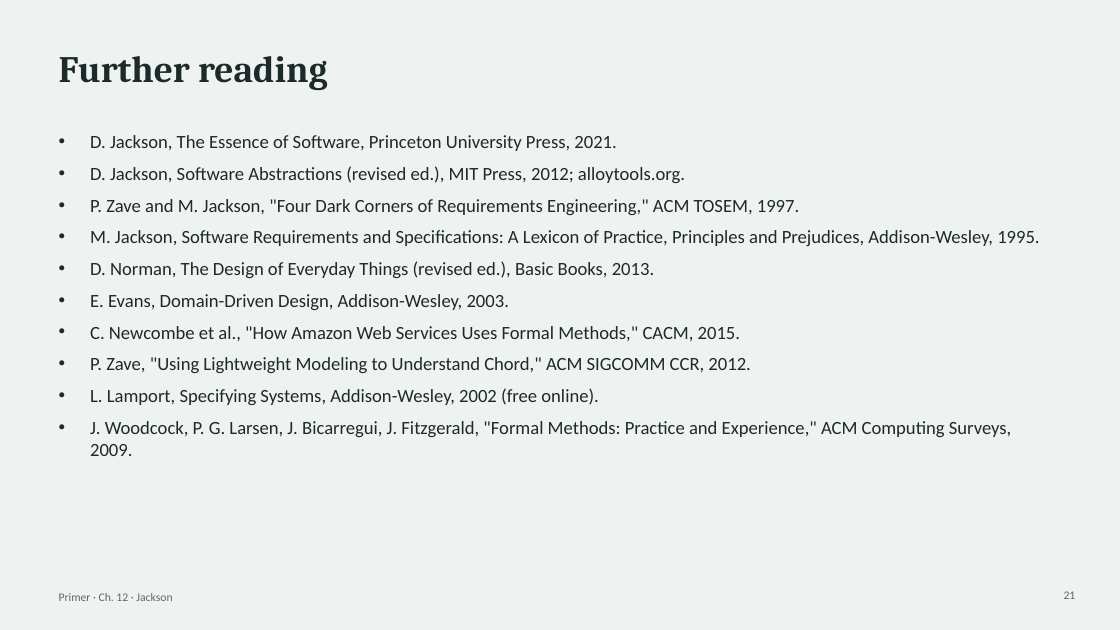
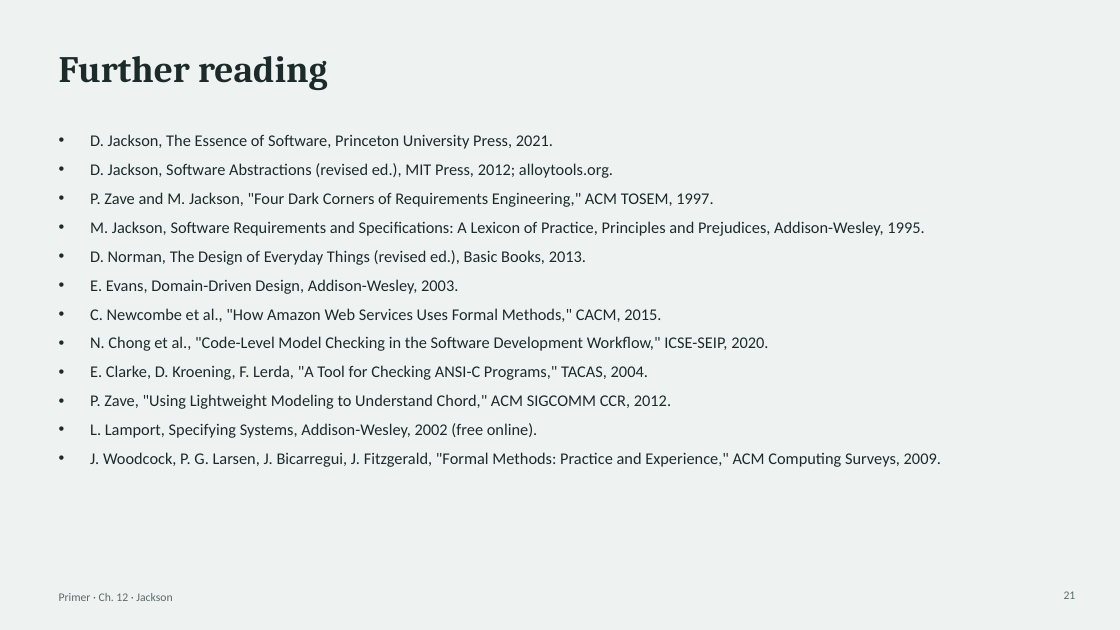
Before and after one commit to agroce/demo_scholarsandinnovators, a slide deck: slide 21 of chapters/12-jackson/primer.pptx. Drawn at 1120x630 pixels with LibreOffice and Linux fonts; fonts in the diff are those of the drawing. Boxes give left, top, right and bottom in pixels: in the first picture for what was removed or moved away, otherwise in the second. Text is boxed around its words. In the diff, an @@ line names an element or a change of style, - is before the commit and + after.

```diff
--- a/chapters/12-jackson/primer.pptx
+++ b/chapters/12-jackson/primer.pptx
@@ text at box(90, 134, 941, 467): size 16 to 14 pt in "D. Jackson, The Essence of Software, Princeton ...", "D. Jackson, Software Abstractions (revised ed.), MIT ...", "P. Zave and M. Jackson, "Four Dark ...", "M. Jackson, Software Requirements and Specifications: A ..." and 6 more places @@
@@ text at box(90, 336, 768, 380): paragraphs added @@
+• N. Chong et al., "Code-Level Model Checking in the Software Development Workflow," ICSE-SEIP, 2020.
+• E. Clarke, D. Kroening, F. Lerda, "A Tool for Checking ANSI-C Programs," TACAS, 2004.
```
Also in this commit, not shown: 1 other slide changed, 41 other files.
